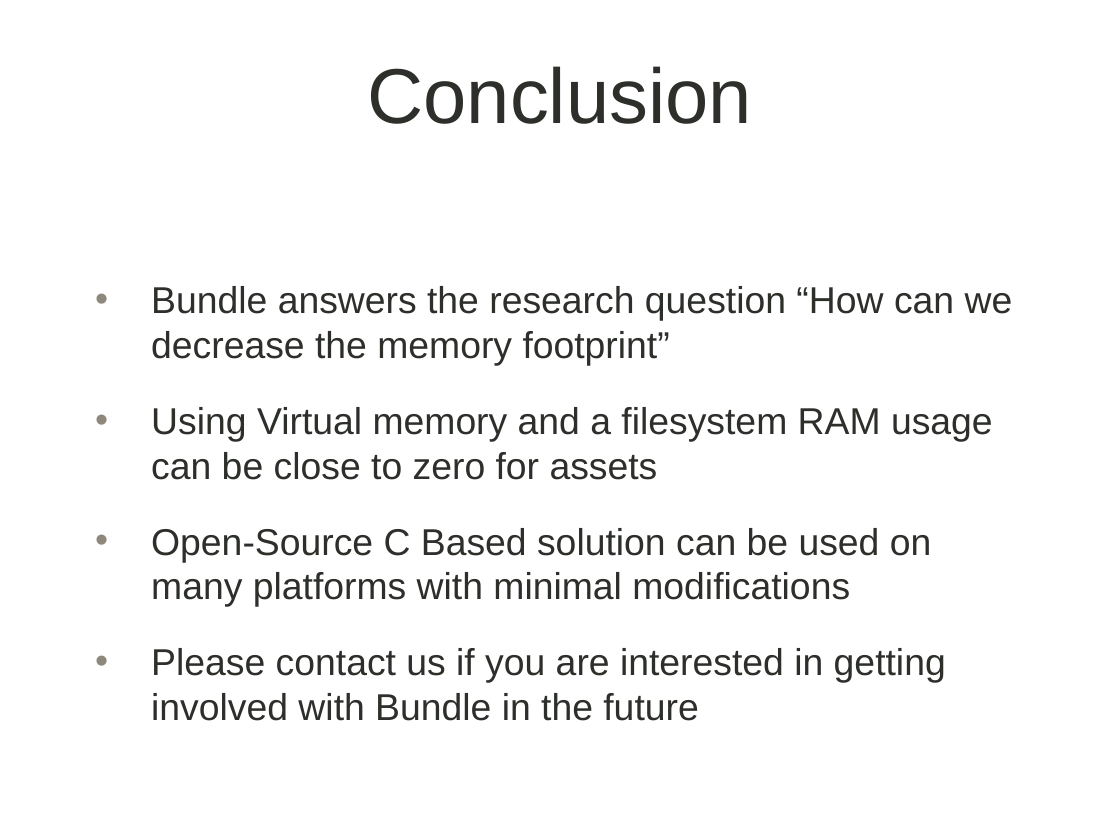
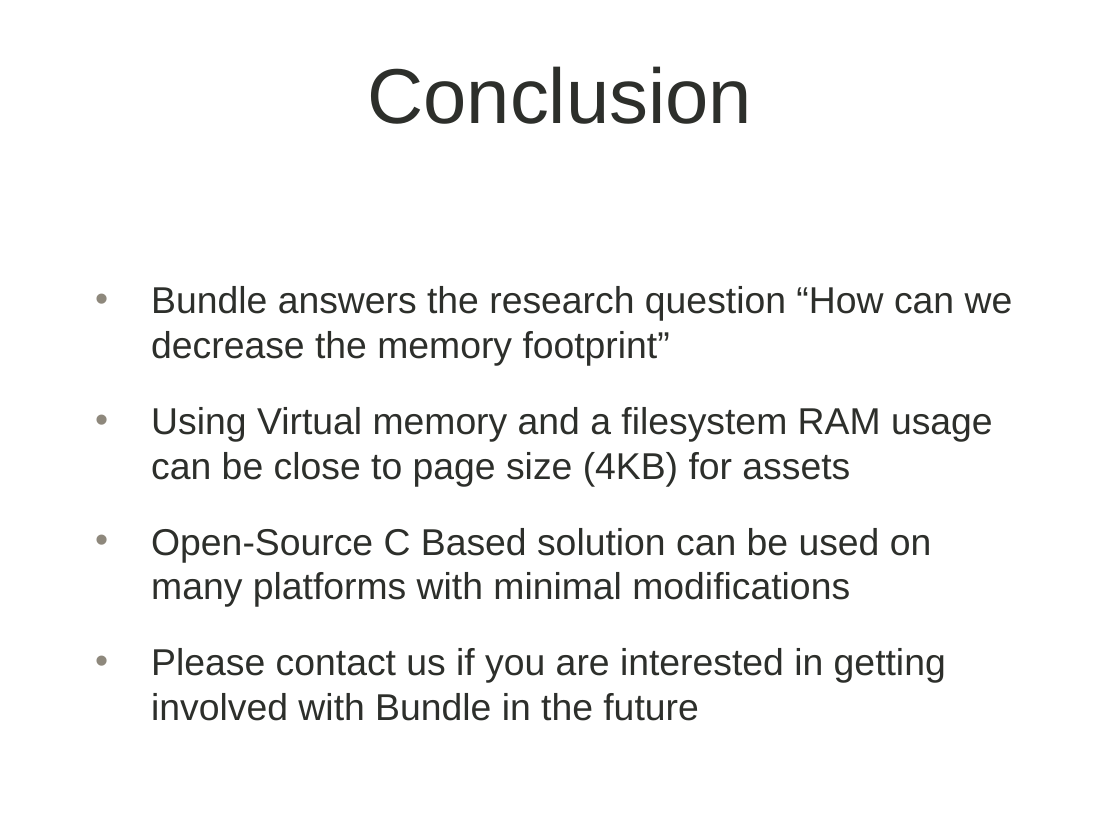
Before and after one commit to jarryddev/Bundle, a slide deck: slide 33 of Thesis/Bundle_Presentation_rev.pptx. Drawn at 1120x840 pixels with LibreOffice and Linux fonts; fonts in the diff are those of the drawing; background and template pictures are left out. Boxes give left, top, right and bottom in pixels: in the first picture for what was removed or moved away, otherwise in the second. Text is boxed around its words. In the diff, an @@ line names an element or a change of style, - is before the commit and + after.

Commit message:
presentation

```diff
--- a/Thesis/Bundle_Presentation_rev.pptx
+++ b/Thesis/Bundle_Presentation_rev.pptx
@@ text at bbox=[151, 407, 993, 486]: text changed @@
-• Using Virtual memory and a filesystem RAM usage can be close to zero for assets
+• Using Virtual memory and a filesystem RAM usage can be close to page size (4KB) for assets
```
